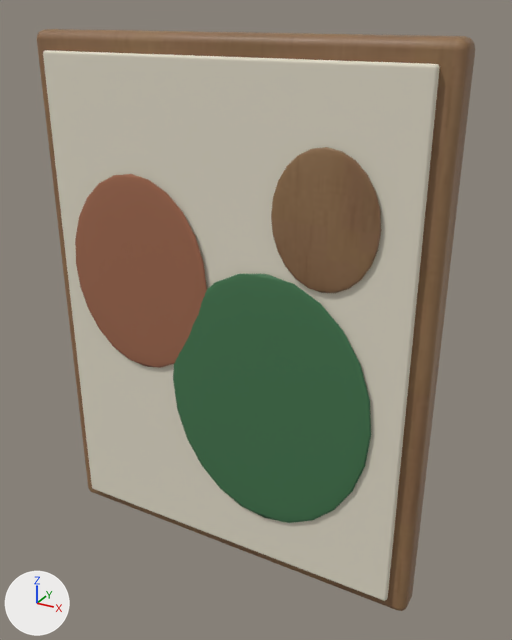
Before and after pictures for a commit that changed the glTF model public/models/painting.glb.
Camera for both pictures: a 50 mm camera at (0.37, -0.615, 0.62) aimed at (0.026, 0.011, 0.308). Arrows for +X, +Y and +Z are at lower left; the lights stay in place. The older version comes first. Where no turn or scale is listed for an object, it has been applied to the vertices. Vertices at exactly the same position are counted once.

Objects in the first picture: 'painting / Atelier / fired terracotta', 'painting / Atelier / honey ash', 'painting / Atelier / leaf upper surface', 'painting / Atelier / smoked oak', 'painting / Atelier / warm paper'.
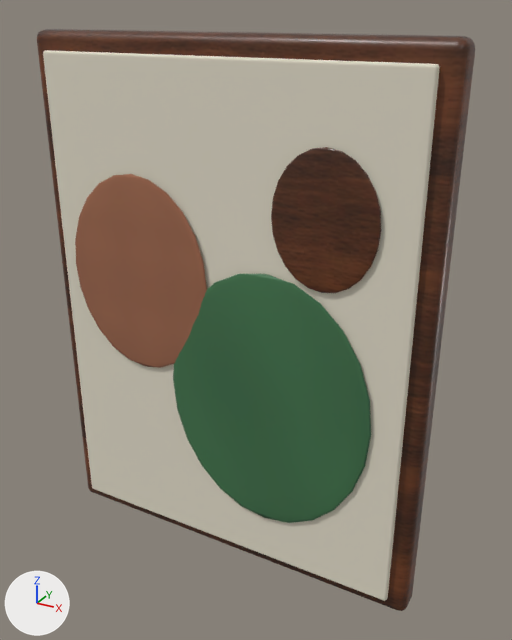
The change, as a diff of the scene's bpy script:
```diff
--- a/public/models/painting.glb.py
+++ b/public/models/painting.glb.py
@@ img_asset_texture_eea858157f150d2b5ee36e56b420ed75e2ec74f3057d855829c79200306e33c5 @@
+img_asset_texture_eea858157f150d2b5ee36e56b420ed75e2ec74f3057d855829c79200306e33c5 = load_image('asset-texture-eea858157f150d2b5ee36e56b420ed75e2ec74f3057d855829c79200306e33c5', '_unpacked/asset-texture-eea858157f150d2b5ee36e56b420ed75e2ec74f3057d855829c79200306e33c5', 512, 512, 'sRGB')
@@ img_asset_texture_424e24bb02e3db08a97872ef88c11e9199dd77613638474e8142dd151f104e01 @@
+img_asset_texture_424e24bb02e3db08a97872ef88c11e9199dd77613638474e8142dd151f104e01 = load_image('asset-texture-424e24bb02e3db08a97872ef88c11e9199dd77613638474e8142dd151f104e01', '_unpacked/asset-texture-424e24bb02e3db08a97872ef88c11e9199dd77613638474e8142dd151f104e01', 512, 512, 'Non-Color')
@@ img_asset_texture_9e565bbf94af6ae42caf8a5cce3c05e85eee00d5feb229499b404e45354df3a6 @@
+img_asset_texture_9e565bbf94af6ae42caf8a5cce3c05e85eee00d5feb229499b404e45354df3a6 = load_image('asset-texture-9e565bbf94af6ae42caf8a5cce3c05e85eee00d5feb229499b404e45354df3a6', '_unpacked/asset-texture-9e565bbf94af6ae42caf8a5cce3c05e85eee00d5feb229499b404e45354df3a6', 512, 512, 'Non-Color')
@@ mat_architectural___walnut @@
+mat_architectural___walnut = bpy.data.materials.new('Architectural / walnut')
+# uses the picture img_asset_texture_424e24bb02e3db08a97872ef88c11e9199dd77613638474e8142dd151f104e01
+# uses the picture img_asset_texture_9e565bbf94af6ae42caf8a5cce3c05e85eee00d5feb229499b404e45354df3a6
+# uses the picture img_asset_texture_eea858157f150d2b5ee36e56b420ed75e2ec74f3057d855829c79200306e33c5
@@ me_cube_280 @@
 me_cube_280.from_pydata(...)  # 96 vertices, 188 faces; spans x -0.23..0.23, y -0.018..0.018, z -0.3..0.3
-me_cube_280.materials.append(mat_atelier___smoked_oak)
+me_cube_280.materials.append(mat_architectural___walnut)
@@ me_sphere_066 @@
 me_sphere_066.from_pydata(...)  # 354 vertices, 704 faces; spans x -0.055..0.055, y -0.003..0.003, z -0.0688..0.0688
 # used by ob_painting___atelier___honey_ash; location = (0.12, -0.03, 0.44)
+# me_sphere_066 part 1: 704 faces spanning x -0.055..0.055, y -0.003..0.003, z -0.0688..0.0688 switch from mat_atelier___honey_ash to mat_architectural___walnut
```

Where the change shows, as pixel boxes (x1, y1, x2, y2) in the pictures (512 x 640 px):
'painting / Atelier / smoked oak', recoloured: (37, 29, 475, 611) in both
part 1 of me_sphere_066, recoloured (darker): (271, 147, 381, 293) in both
